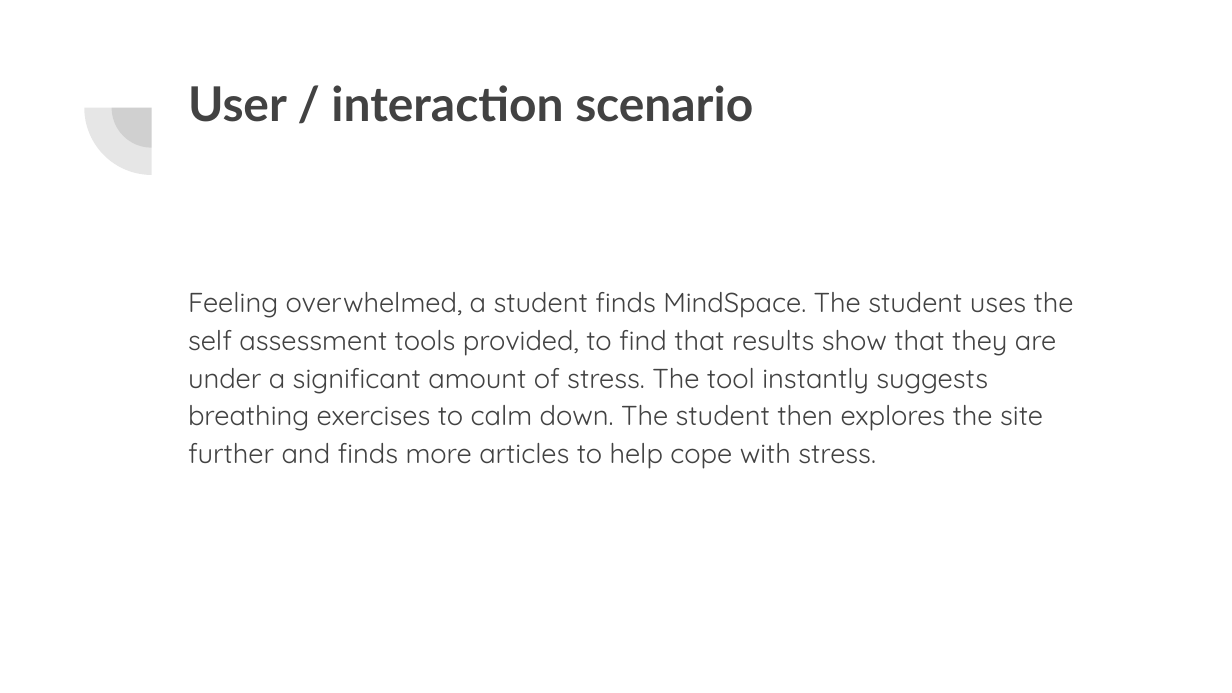
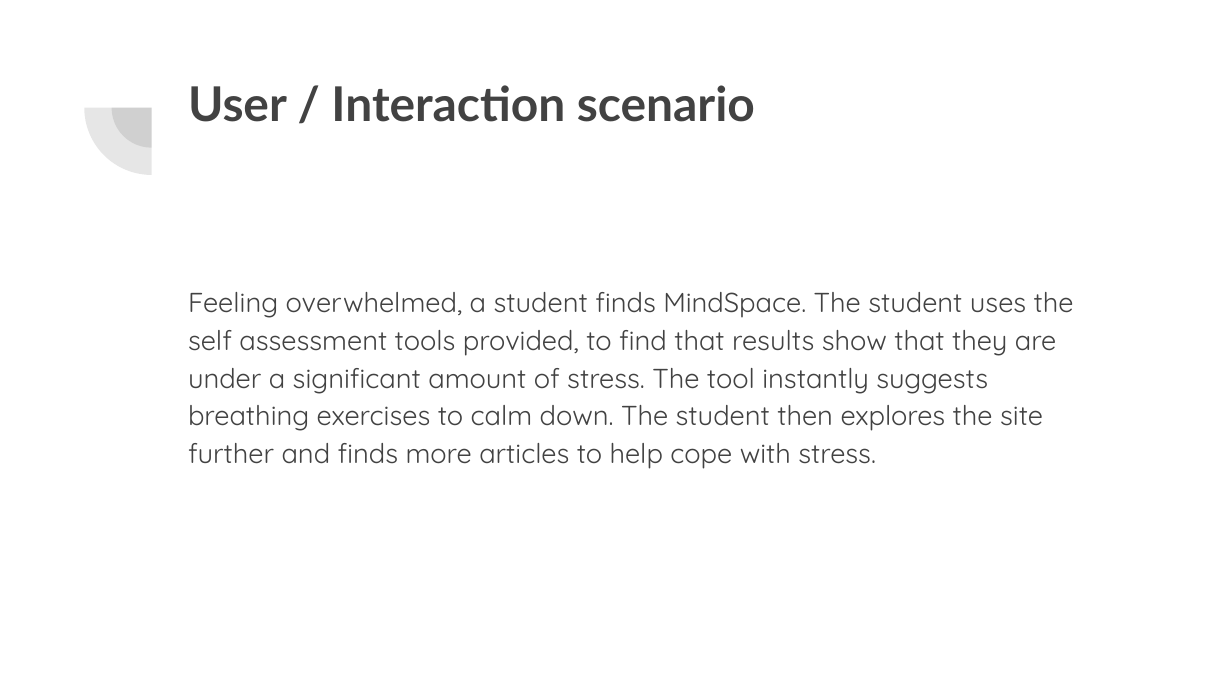
Before and after one commit to ziadprog/ISTE240-Project-Group-6, a slide deck: slide 5 of ISTE Project PPT Group 6.pptx. Drawn at 1232x693 pixels with LibreOffice and Linux fonts; fonts in the diff are those of the drawing. Boxes give left, top, right and bottom in pixels: in the first picture for what was removed or moved away, otherwise in the second. Text is boxed around its words. In the diff, an @@ line names an element or a change of style, - is before the commit and + after.

```diff
--- a/ISTE Project PPT Group 6.pptx
+++ b/ISTE Project PPT Group 6.pptx
@@ title at bbox=[188, 85, 755, 122]: text changed @@
-User / interaction scenario
+User / Interaction scenario
```
Also in this commit, not shown: 3 other slides changed, 1 slide added.
